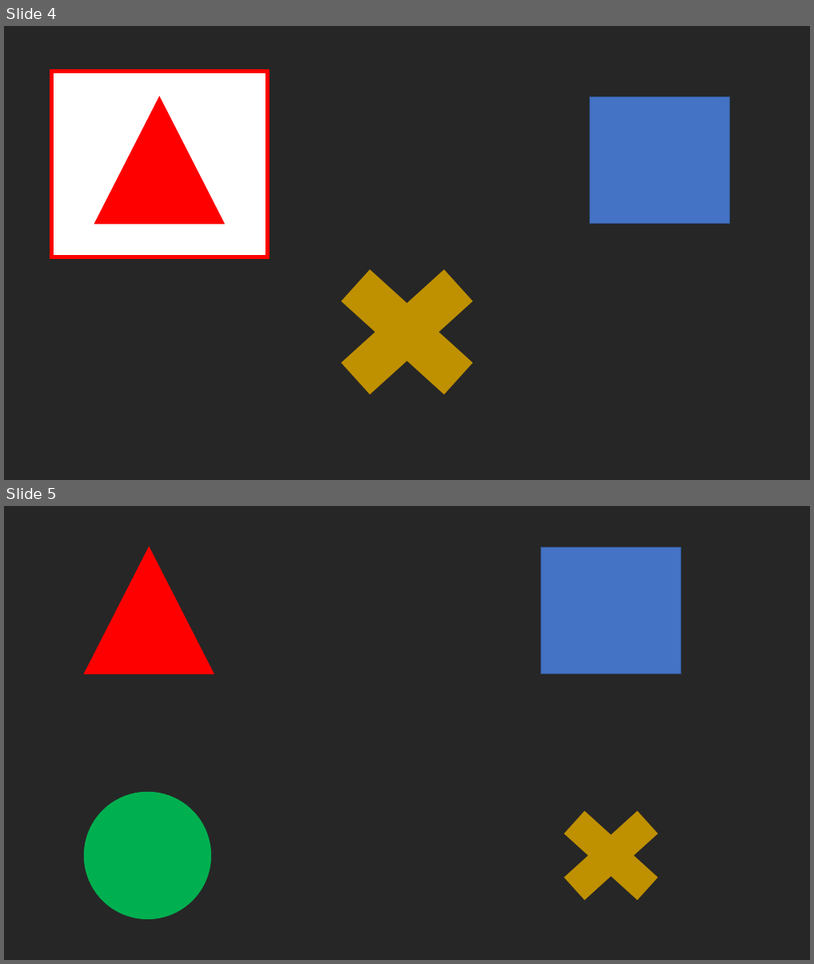
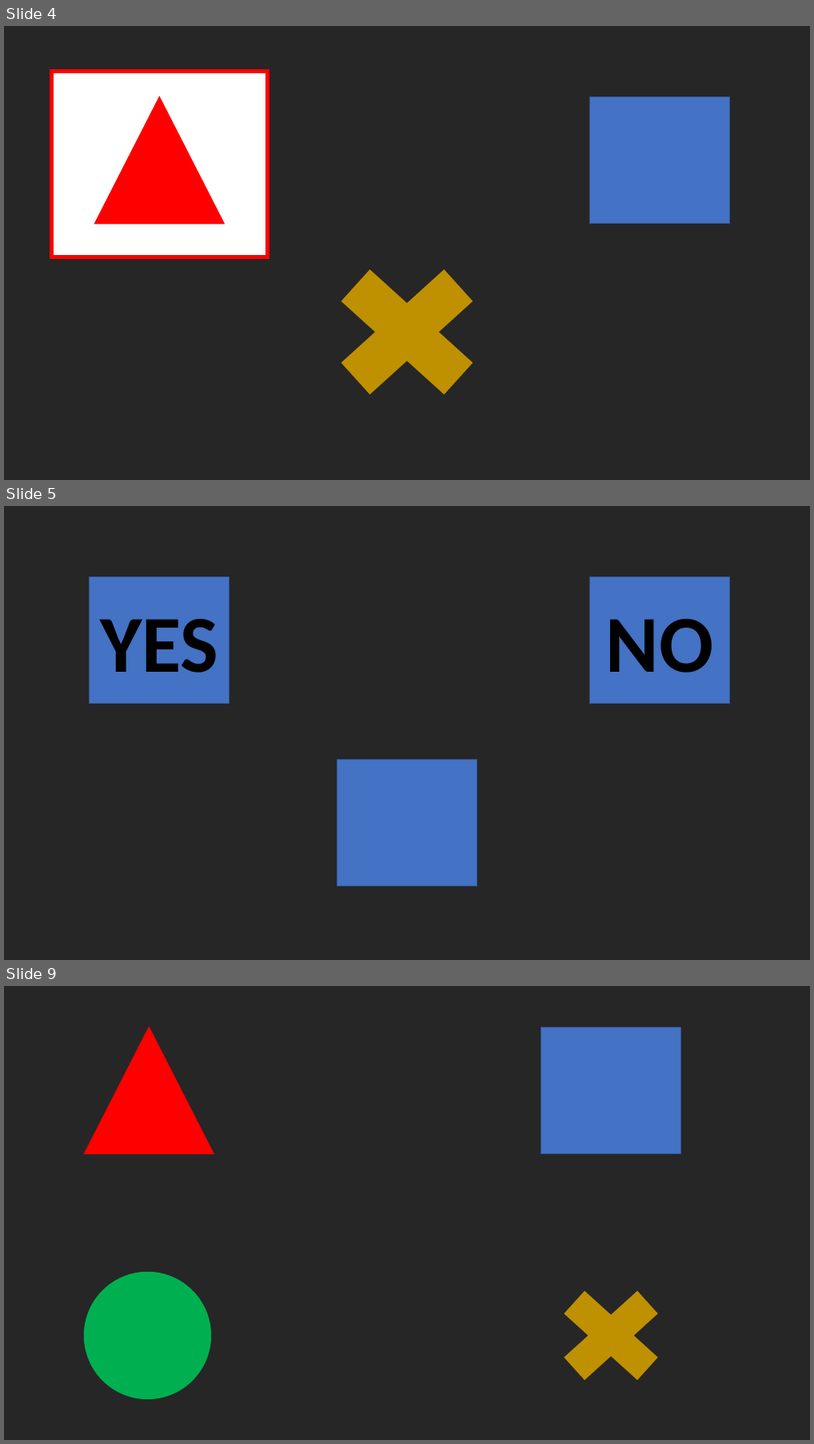
Before and after one commit to liranGur/gTec4ALS-Team-15, a slide deck: P300/TriggersBank/visual tirggers.pptx. Shown one above the other, each under a label of ours: slides 4 and 5 before the commit, slides 4, 5 and 9 after it; the slides between them are not shown. The pictures are 814x964 and 814x1444 pixels, drawn with LibreOffice and Linux fonts; fonts in the diff are those of the drawing. Boxes give left, top, right and bottom in pixels: in the first picture for what was removed or moved away, otherwise in the second. Text is boxed around its words. In the diff, an @@ line names an element or a change of style, - is before the commit and + after.

```diff
--- a/P300/TriggersBank/visual tirggers.pptx
+++ b/P300/TriggersBank/visual tirggers.pptx
@@ slide 5 added at (x1=4, y1=506, x2=810, y2=960), background #262626 @@
@@ rectangle added at (x1=90, y1=576, x2=229, y2=704), fill #4472C4, outline #325491 1 pt, 96 pt, text #000000, bold @@
+YES
@@ rectangle added at (x1=590, y1=576, x2=730, y2=704), fill #4472C4, outline #325491 1 pt, 96 pt, text #000000, bold @@
+NO
@@ rectangle added at (x1=338, y1=760, x2=477, y2=886), fill #4472C4, outline #325491 1 pt @@
@@ what was slide 5 is now slide 9 @@
```
Also in this commit, not shown: 3 other slides added, 4 other files.
